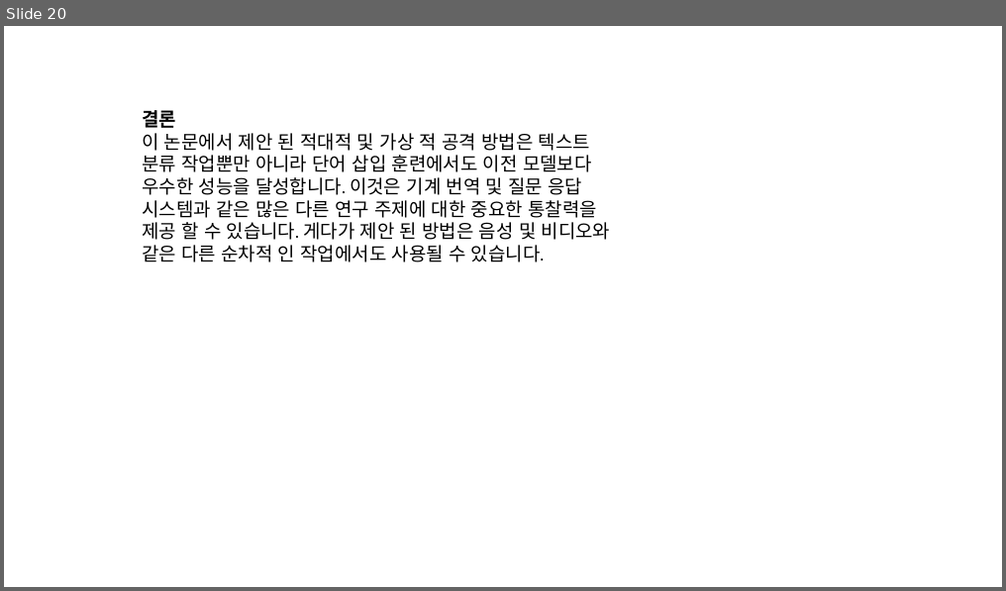
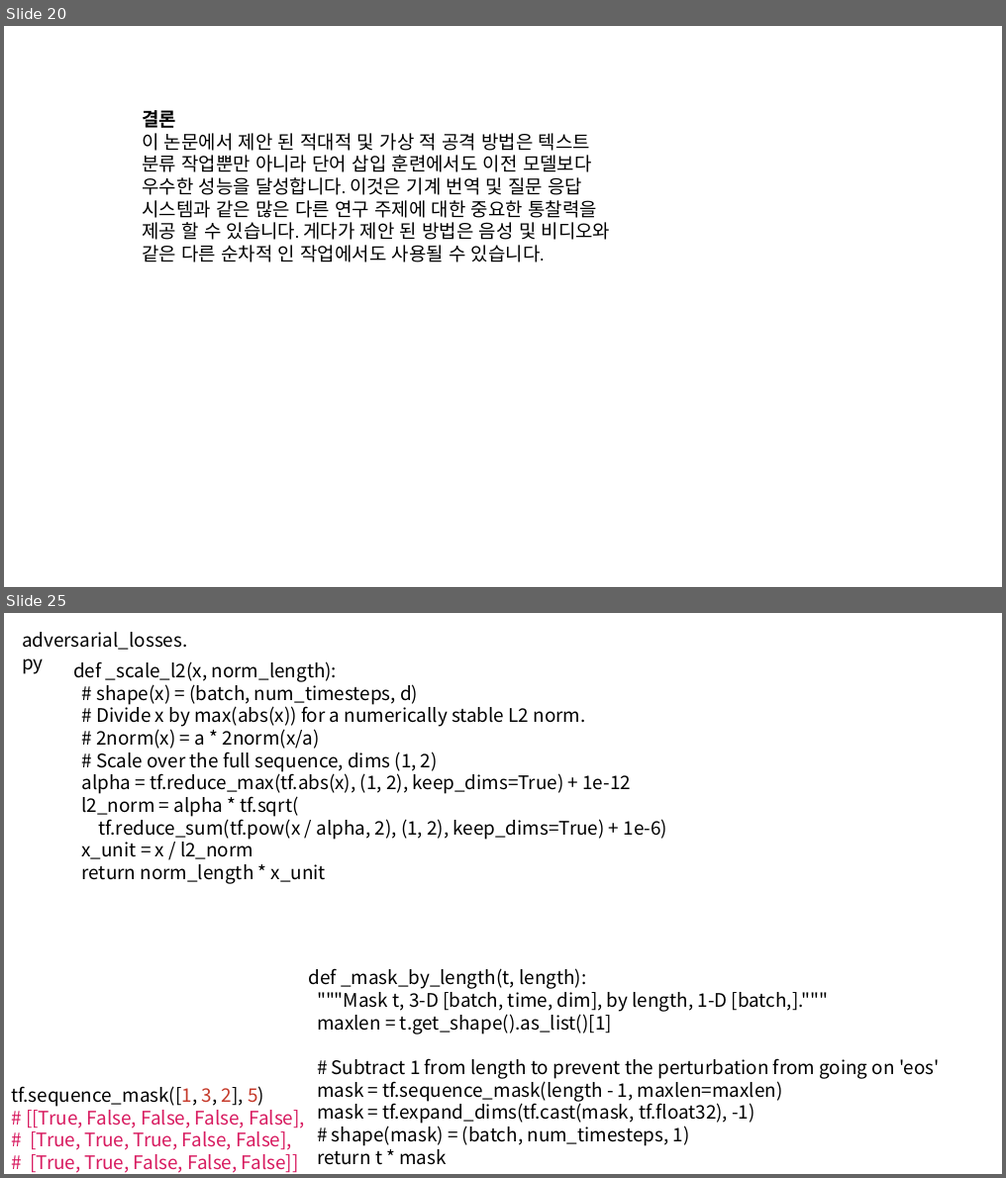
Before and after one commit to modudeepnlp/code_implementation, a slide deck: resources/slide/Adversarial Training Methods For Semi-Supervised Text Classification_20190311_ChangWookJun.pptx. Shown one above the other, each under a label of ours: slide 20 before the commit, slides 20 and 25 after it; the slides between them are not shown. The pictures are 1006x591 and 1006x1178 pixels, drawn with LibreOffice and Linux fonts; fonts in the diff are those of the drawing. Boxes give left, top, right and bottom in pixels: in the first picture for what was removed or moved away, otherwise in the second. Text is boxed around its words. In the diff, an @@ line names an element or a change of style, - is before the commit and + after.

```diff
--- a/resources/slide/Adversarial Training Methods For Semi-Supervised Text Classification_20190311_ChangWookJun.pptx
+++ b/resources/slide/Adversarial Training Methods For Semi-Supervised Text Classification_20190311_ChangWookJun.pptx
@@ slide 25 added at [4, 613, 1002, 1174], background #FFFFFF @@
@@ text added at [22, 632, 187, 674], 18 pt, text #000000 @@
+adversarial_losses.py
@@ text added at [73, 662, 668, 884], 18 pt, text #000000 @@
+def _scale_l2(x, norm_length):
+# shape(x) = (batch, num_timesteps, d)
+# Divide x by max(abs(x)) for a numerically stable L2 norm.
+# 2norm(x) = a * 2norm(x/a)
+# Scale over the full sequence, dims (1, 2)
+alpha = tf.reduce_max(tf.abs(x), (1, 2), keep_dims=True) + 1e-12
+l2_norm = alpha * tf.sqrt(
+tf.reduce_sum(tf.pow(x / alpha, 2), (1, 2), keep_dims=True) + 1e-6)
+x_unit = x / l2_norm
+return norm_length * x_unit
@@ text added at [309, 968, 940, 1165], 18 pt, text #000000 @@
+def _mask_by_length(t, length):
+"""Mask t, 3-D [batch, time, dim], by length, 1-D [batch,]."""
+maxlen = t.get_shape().as_list()[1]
+# Subtract 1 from length to prevent the perturbation from going on 'eos'
+mask = tf.sequence_mask(length - 1, maxlen=maxlen)
+mask = tf.expand_dims(tf.cast(mask, tf.float32), -1)
+# shape(mask) = (batch, num_timesteps, 1)
+return t * mask
@@ text added at [11, 1086, 305, 1173], 18 pt, text #D81B60 @@
+tf.sequence_mask([1, 3, 2], 5)
+# [[True, False, False, False, False],
+# [True, True, True, False, False],
+# [True, True, False, False, False]]
```
Also in this commit, not shown: 10 slides changed, 6 other slides added.
